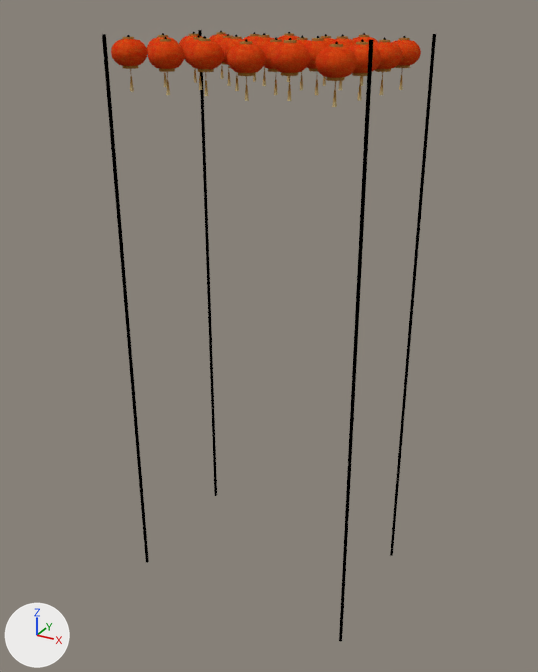
What one commit did to the Blender file Modelli/gioco/lanterne.blend.
Both versions are drawn from a 50 mm camera at (15.3, -20.8, 2.5) aimed at (3.9, 0.0, -7.8). The lights are fixed; the arrows at lower left show +X, +Y and +Z.

The scene before the commit, as lines of its bpy script (objects in view):
```python
me_sphere_002 = bpy.data.meshes.new('Sphere.002')
me_sphere_002.from_pydata(...)  # 5392 vertices, 5160 faces, 360 loose edges; spans x -1.0..28.9, y -10.4..10.3, z -54.8..5.8
me_sphere_002.polygons.foreach_set('use_smooth', [True] * 5160)
me_sphere_002.materials.append(mat_m_lanterna_002)  # picture img_lanterna_txt_png_005
ob_lanterne = bpy.data.objects.new('lanterne', me_sphere_002)
ob_lanterne.location = (0.0, 0.0, 0.0)
ob_lanterne.scale = (0.281, 0.295, 0.319)
```
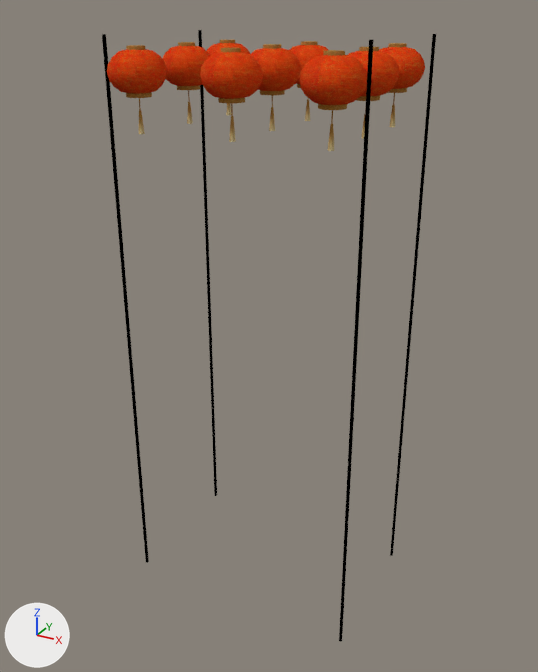
What differs and where, as boxes (x1, y1, x2, y2) in the pictures (538 x 672 px; the box of a moved part takes in the faces that stretch with it):
part 1 of me_sphere_002, moved or reshaped: before (244, 34, 259, 82); after (207, 40, 250, 115)
part 2 of me_sphere_002, moved or reshaped: before (392, 38, 421, 90); after (379, 43, 425, 127)
part 3 of me_sphere_002, moved or reshaped: before (179, 34, 202, 83); after (162, 42, 210, 124)
part 4 of me_sphere_002, moved or reshaped: before (148, 39, 184, 95); after (107, 45, 167, 134)
part 5 of me_sphere_002, moved or reshaped: before (227, 41, 266, 101); after (200, 48, 263, 142)
part 6 of me_sphere_002, moved or reshaped: before (315, 44, 357, 107); after (299, 50, 367, 151)
part 7 of me_sphere_002, added (orange): after (290, 41, 328, 121)
part 8 of me_sphere_002, added (orange): after (250, 44, 301, 131)
part 9 of me_sphere_002, added (orange): after (347, 47, 399, 139)
part 10 of me_sphere_002, deleted (orange): before (127, 31, 402, 101)
part 11 of me_sphere_002, cut back (orange): before (111, 32, 333, 92)

The change, as a list of edits to the scene's bpy script:
```text
Change me_sphere_002:
    used by ob_lanterne; location = (0.0, 0.0, 0.0); scale = (0.281, 0.295, 0.319)
    remove me_sphere_002.from_pydata(...)  # 5392 vertices, 5160 faces, 360 loose edges; spans x -1.0..28.9, y -10.4..10.3, z -54.8..5.8
    add me_sphere_002.from_pydata(...)  # 2161 vertices, 1950 faces, 252 loose edges; spans x -1.0..28.9, y -11.6..11.5, z -54.8..5.8
    me_sphere_002 part 1: the loose piece of 182 vertices spanning x 5.1..8.7, y 6.5..10.3, z 0.8..5.5 is scaled about its middle by 1.65, then moved by (-3.8, 0.0, -2.1)
    me_sphere_002 part 2: the loose piece of 182 vertices spanning x 23.7..27.3, y 6.5..10.3, z 0.7..5.4 is scaled about its middle by 1.65, then moved by (-0.7, 0.0, -2.0)
    me_sphere_002 part 3: the loose piece of 182 vertices spanning x 0.5..4.1, y 0.9..4.6, z 0.9..5.6 is scaled about its middle by 1.65, then moved by (0.9, -2.6, -2.3)
    me_sphere_002 part 4: the loose piece of 182 vertices spanning x 5.1..8.7, y -10.4..-6.6, z 0.8..5.5 is scaled about its middle by 1.65, then moved by (-3.8, 0.0, -2.1)
    me_sphere_002 part 5: the loose piece of 182 vertices spanning x 14.4..18.0, y -10.4..-6.6, z 0.7..5.4 is scaled about its middle by 1.65, then moved by (-2.1, 0.5, -2.1)
    me_sphere_002 part 6: the loose piece of 182 vertices spanning x 23.7..27.3, y -10.4..-6.6, z 0.7..5.4 is scaled about its middle by 1.65, then moved by (-0.5, 0.5, -2.0)
    me_sphere_002 part 7: a new loose piece of 182 vertices spanning x 11.2..17.1, y 5.3..11.5, z -2.9..4.9, in mat_m_lanterna_002 (picture img_lanterna_txt_png_005)
    me_sphere_002 part 8: a new loose piece of 182 vertices spanning x 11.2..17.1, y -3.1..3.1, z -2.9..4.9, in mat_m_lanterna_002 (picture img_lanterna_txt_png_005)
    me_sphere_002 part 9: a new loose piece of 182 vertices spanning x 22.1..28.0, y -3.1..3.1, z -2.9..4.9, in mat_m_lanterna_002 (picture img_lanterna_txt_png_005)
    me_sphere_002 part 10: 35 loose pieces with 3250 vertices, spanning x 0.5..27.3, y -10.4..10.3, z 0.7..5.8, are deleted
    me_sphere_002 part 11: 2 vertices moved within x 3.0, y -8.3..8.2, z 3.2; 766 vertices removed from x 0.5..25.8, y -10.4..10.3, z 0.7..5.7; 161 vertices added at x 2.9..25.4, y -8.8..8.6, z 3.0..5.6
```
